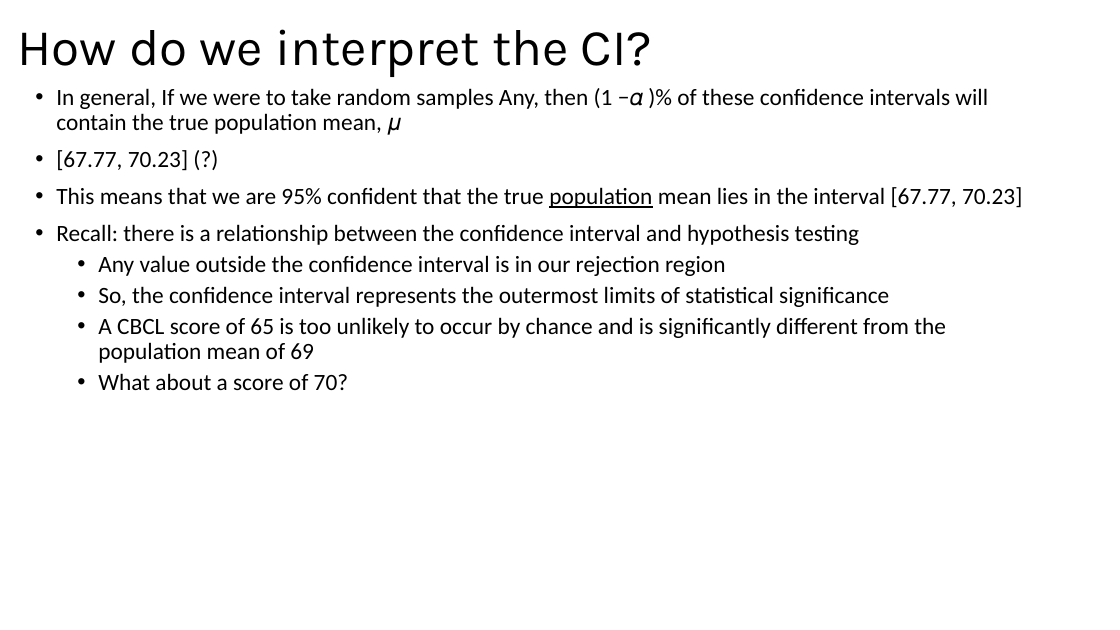
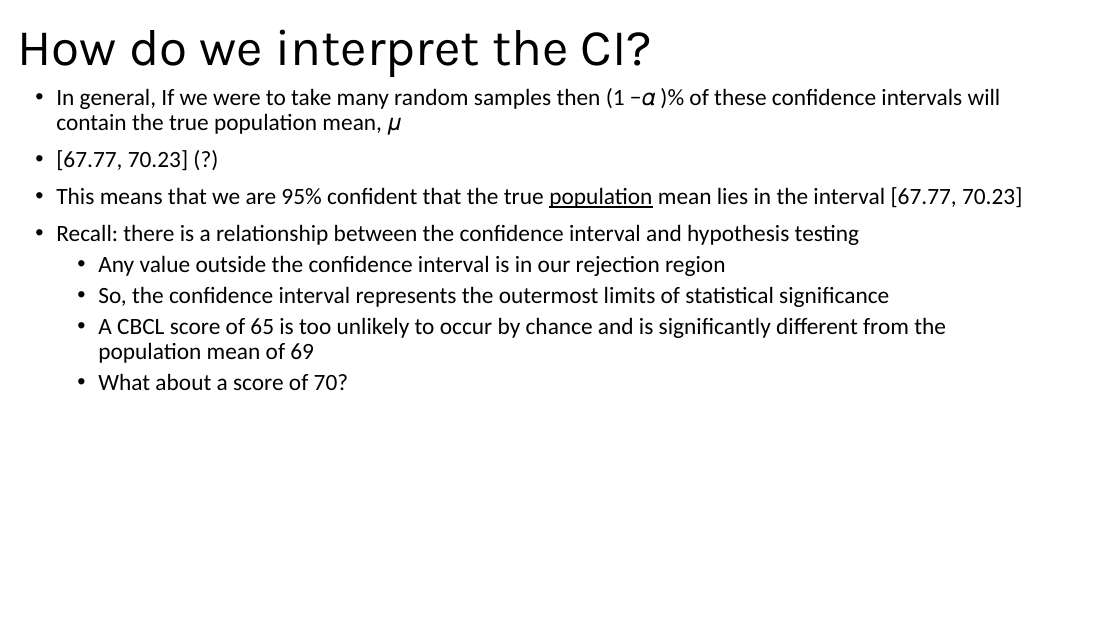
Before and after one commit to bigdataforsocialjustice/stats-for-social-justice, a slide deck: slide 9 of slides/dummy/dummy_vars.pptx (slide 10 before the commit). Drawn at 1120x630 pixels with LibreOffice and Linux fonts; fonts in the diff are those of the drawing. Boxes give left, top, right and bottom in pixels: in the first picture for what was removed or moved away, otherwise in the second. Text is boxed around its words. In the diff, an @@ line names an element or a change of style, - is before the commit and + after.

```diff
--- a/slides/dummy/dummy_vars.pptx
+++ b/slides/dummy/dummy_vars.pptx
@@ text at [56, 88, 1001, 135]: text changed @@
-• In general, If we were to take random samples Any, then (1 −𝛼 )% of these confidence intervals will contain the true population mean, 𝜇
+• In general, If we were to take many random samples then (1 −𝛼 )% of these confidence intervals will contain the true population mean, 𝜇
```
Also in this commit, not shown: 13 other slides changed, 1 slide added.
